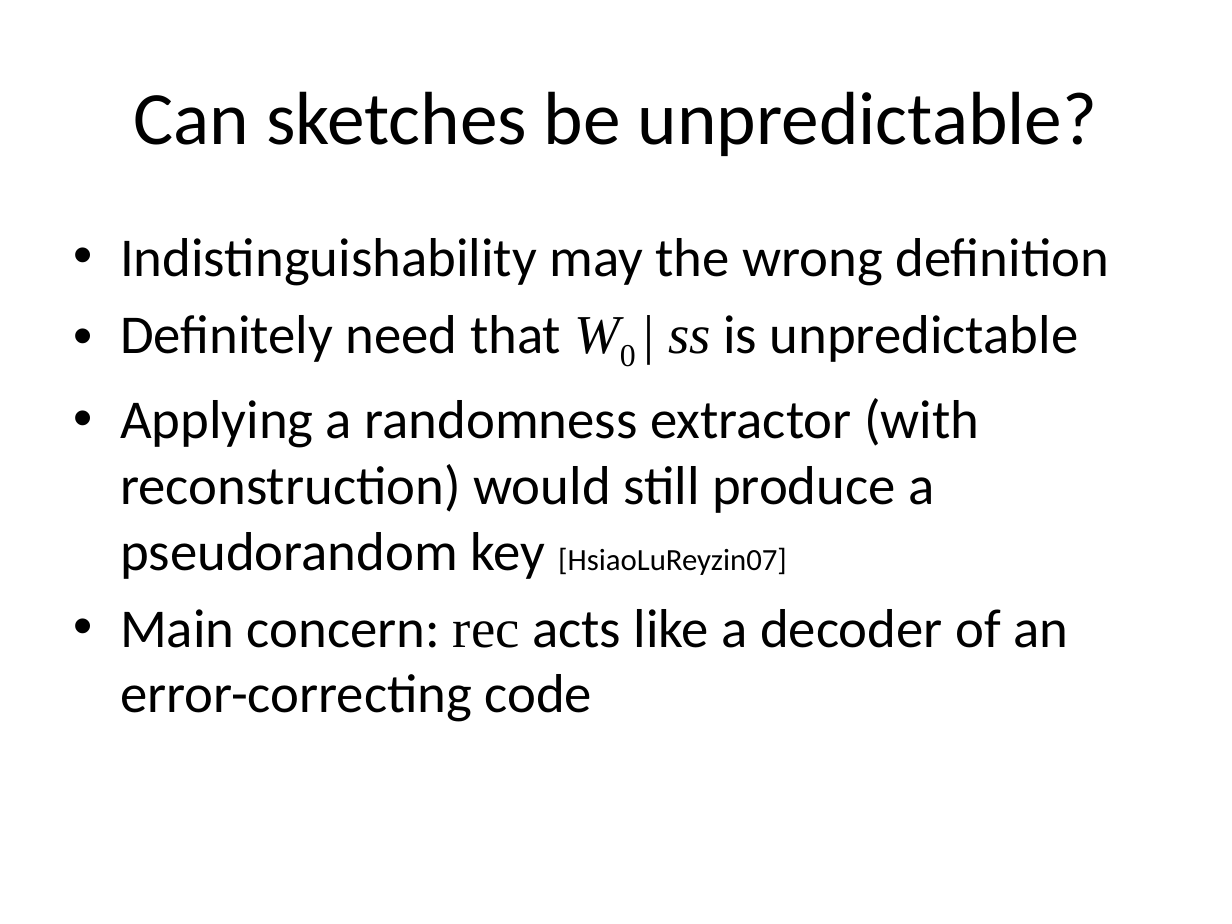
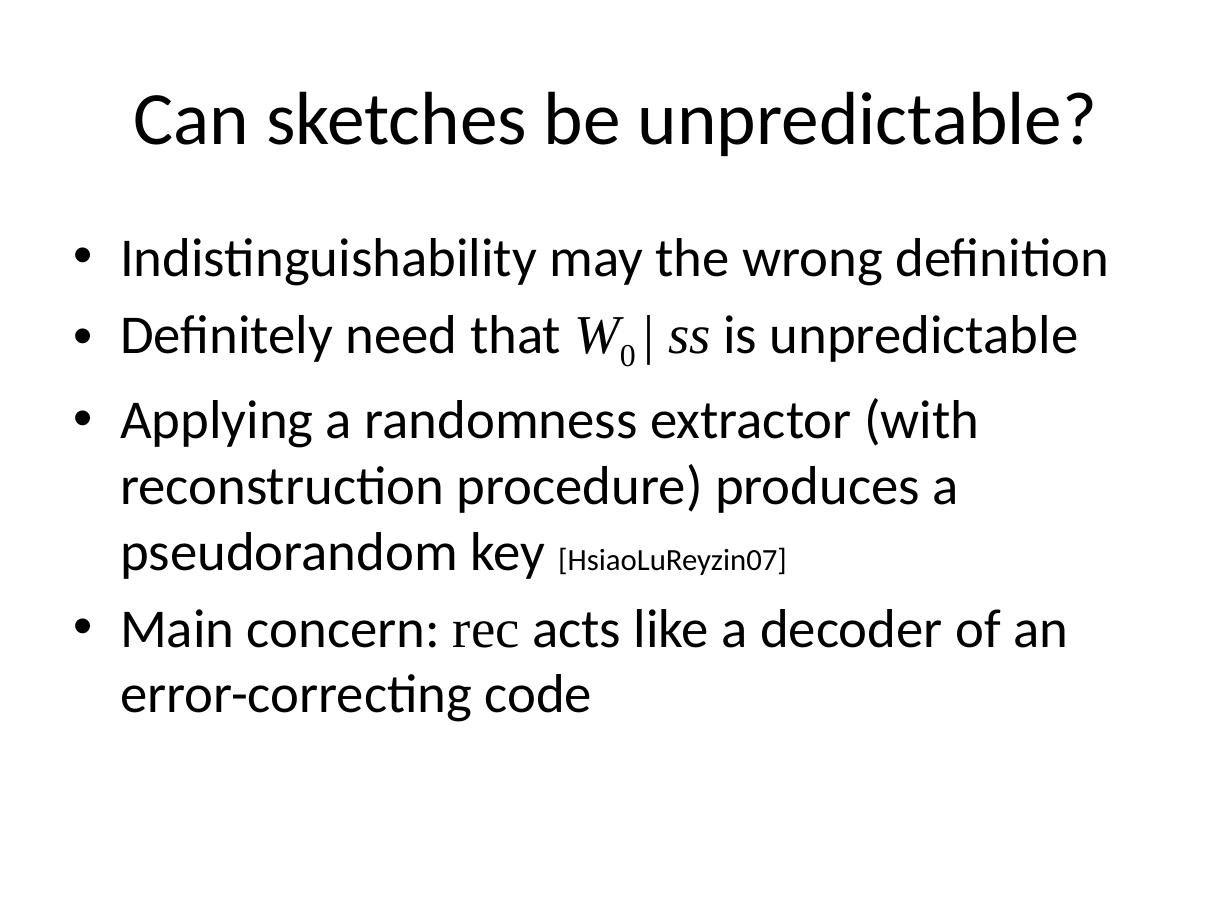
Before and after one commit to xianruimeng/comp-fuzzy-ext, a slide deck: slide 15 of ComputationalFuzzyExtractors.pptx. Drawn at 1232x924 pixels with LibreOffice and Linux fonts; fonts in the diff are those of the drawing. Boxes give left, top, right and bottom in pixels: in the first picture for what was removed or moved away, otherwise in the second. Text is boxed around its words. In the diff, an @@ line names an element or a change of style, - is before the commit and + after.

```diff
--- a/ComputationalFuzzyExtractors.pptx
+++ b/ComputationalFuzzyExtractors.pptx
@@ text at (120,398,979,579): text changed @@
-• Applying a randomness extractor (with reconstruction) would still produce a pseudorandom key [HsiaoLuReyzin07]
+• Applying a randomness extractor (with reconstruction procedure) produces a pseudorandom key [HsiaoLuReyzin07]
```
Also in this commit, not shown: 14 other slides changed, 11 slides added, 1 slide removed.
